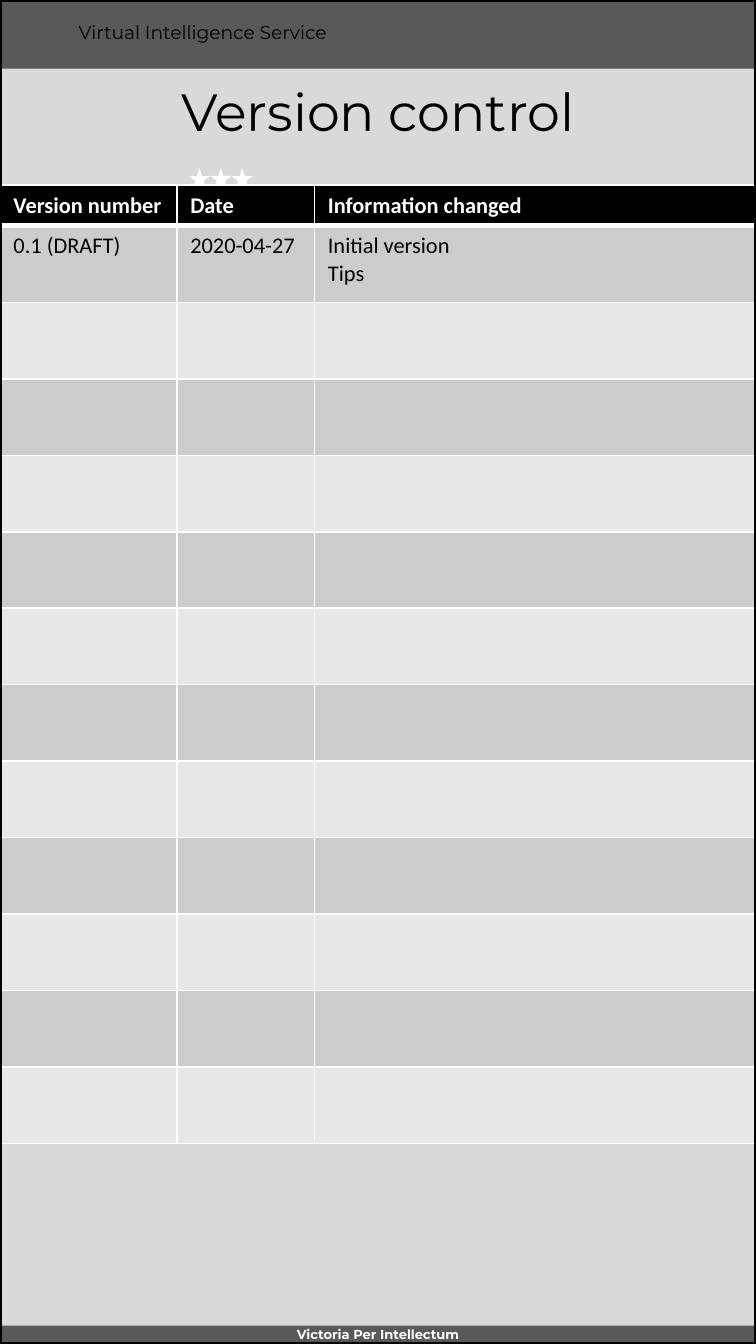
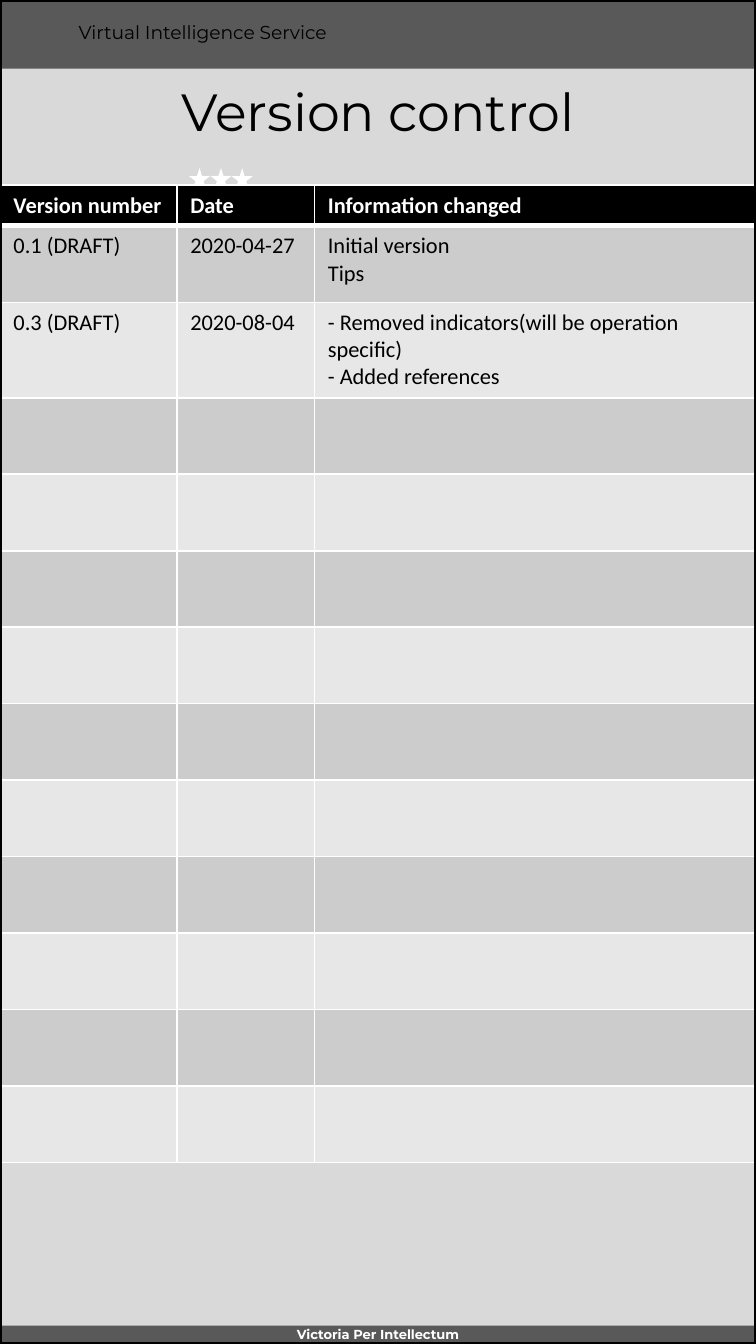
Before and after one commit to 132nd-vWing/VIS, a slide deck: slide 3 of VIS WORKSPACE/VIS Instructions.pptx. Drawn at 756x1344 pixels with LibreOffice and Linux fonts; fonts in the diff are those of the drawing; background and template pictures are left out. Boxes give left, top, right and bottom in pixels: in the first picture for what was removed or moved away, otherwise in the second. Text is boxed around its words. In the diff, an @@ line names an element or a change of style, - is before the commit and + after.

```diff
--- a/VIS WORKSPACE/VIS Instructions.pptx
+++ b/VIS WORKSPACE/VIS Instructions.pptx
@@ table at (0, 186, 756, 1162) @@
+row 3: 0.3 (DRAFT) | 2020-08-04 | - Removed indicators(will be operation specific) / - Added references
-row 13:  |  | 
```
Also in this commit, not shown: 5 other slides changed, 1 slide removed, 6 other files.
